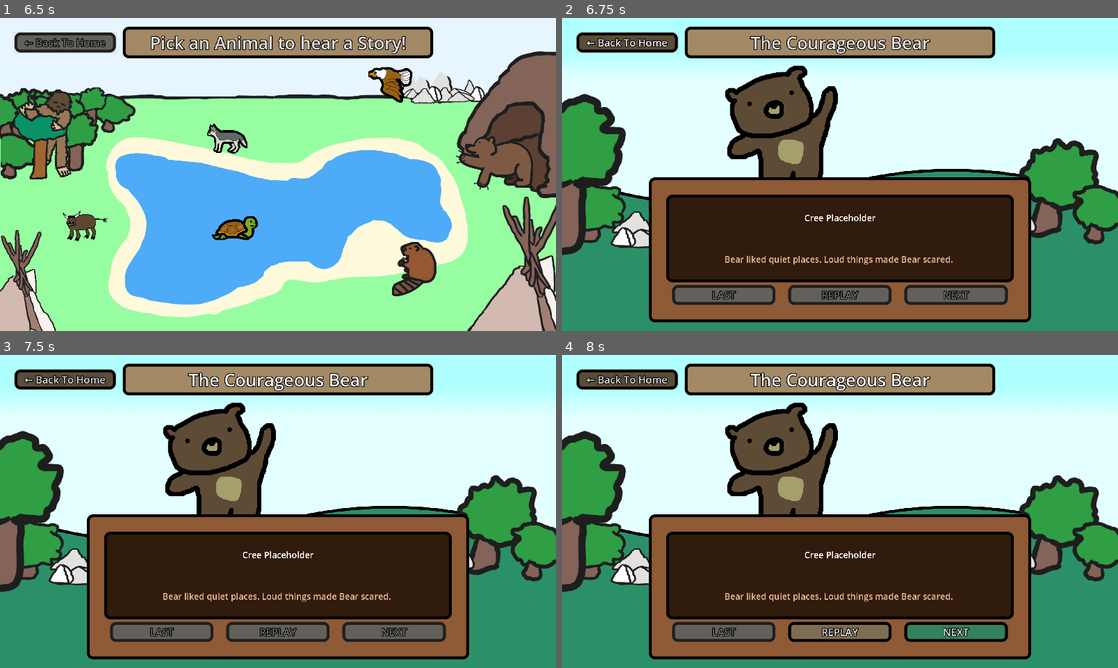
Above: before the commit, frames 1-4 (two rows, left to right).
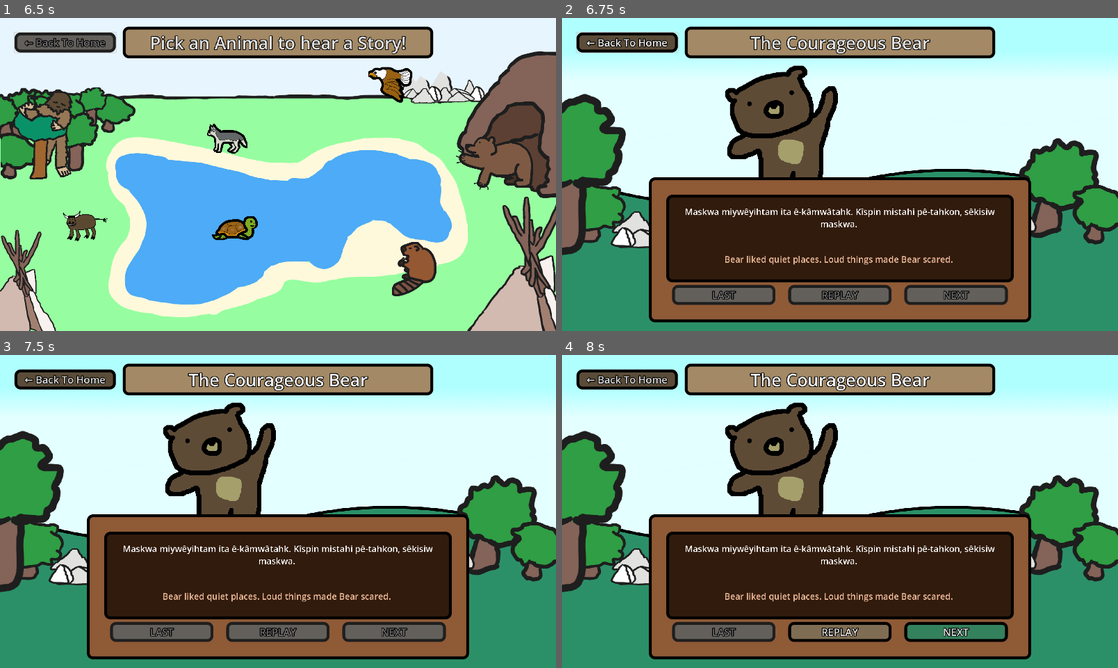
Above: after the commit, the same moments.

Repository: PolTwice/ProjectTanisi
Game: Godot game, scene res://main.tscn
Two runs of this game, one before a commit and one after it. Both use one fixed random seed, a clock stepped at 60 frames per second and the inputs below.
Inputs (mouse positions are in pixels of both pictures, inside the frame that each line leads up to):
- Up to frame 1 (6.5 s): click "Pick an Animal to hear a Stor…" at 0.5 s; click "Pick an Animal to hear a Stor…" at 1.25 s; click "Pick an Animal to hear a Stor…" at 2 s; tap Enter at 2.75 s; move the mouse to (83, 227) at 2.77 s; click (83, 227) at 2.92 s; click "Buffalo Learns Respect" at 3.5 s; click "Buffalo Learns Respect" at 4.25 s; click "Buffalo Learns Respect" at 5 s; click "← Back To Home" at 5.75 s
- Up to frame 2 (6.75 s): move the mouse to (1056, 161) at 6.52 s; click (1056, 161) at 6.67 s
- Up to frame 3 (7.5 s): click "The Courageous Bear" at 7.25 s
- Up to frame 4 (8 s): no input

Frame 1 is identical in both runs. In frame 2, 0.7% of the frame differs, in the area x 22-78%, y 60-67%; in frame 3, 0.7%; in frame 4, 0.7%.

Commit message:
imports and cree translation script added to bear lesson

Diff:
--- a/ChapterOne/BearLesson/Bear Story.tres
+++ b/ChapterOne/BearLesson/Bear Story.tres
@@ -19,7 +19,7 @@
 [resource]
 resource_name = "Bear Story"
 script = ExtResource("1_dhws5")
-creeLines = Array[String](["Cree Placeholder", "Cree Placeholder", "Cree Placeholder", "Cree Placeholder", "Cree Placeholder", "Cree Placeholder", "Cree Placeholder"])
+creeLines = Array[String](["Maskwa miywêyihtam ita ê-kâmwâtahk. Kîspin mistahi pê-tahkon, sêkisiw maskwa. ", "pêyak-tipiskâw, mistahi-yôtin, matwêwêstin (roared) ita ministikosihtiskâw. ", "Maskwa nôhtê- kâsôw, mâka nitawâc mahkatâhtam. ", "Maskwa ê-ispikâpawit êkwa kâwi sôhkê- ê-têpwêt. ", "Miyohtam Maskwa otêpwêwin, maskawîsiw.  ", "“nikî-kostâcin, mâka nikocihtân,\" ê-ihtatêyihtahk Maskwa. ", "Maskwa kiskêyihtam sôhkêyimowin "])
 englishLines = Array[String](["Bear liked quiet places. Loud things made Bear scared. ", "One night, the wind roared th …(228 unchanged characters)…
 creeAudios = Array[AudioStream]([ExtResource("1_tr043"), ExtResource("2_2laq5"), ExtResource("3_leuet"), ExtResource("4_1igrl"), ExtResource("5_iotma"), ExtResource("6_803y8"), ExtResource("7_hgnrp")])
 englishAudios = Array[AudioStream]([ExtResource("8_gtujg"), ExtResource("9_fu550"), ExtResource("10_1joed"), ExtResource("11_lnc3x"), ExtResource("12_c1uel"), ExtResource("13_65kft"), ExtResource("14_d7aab")])
